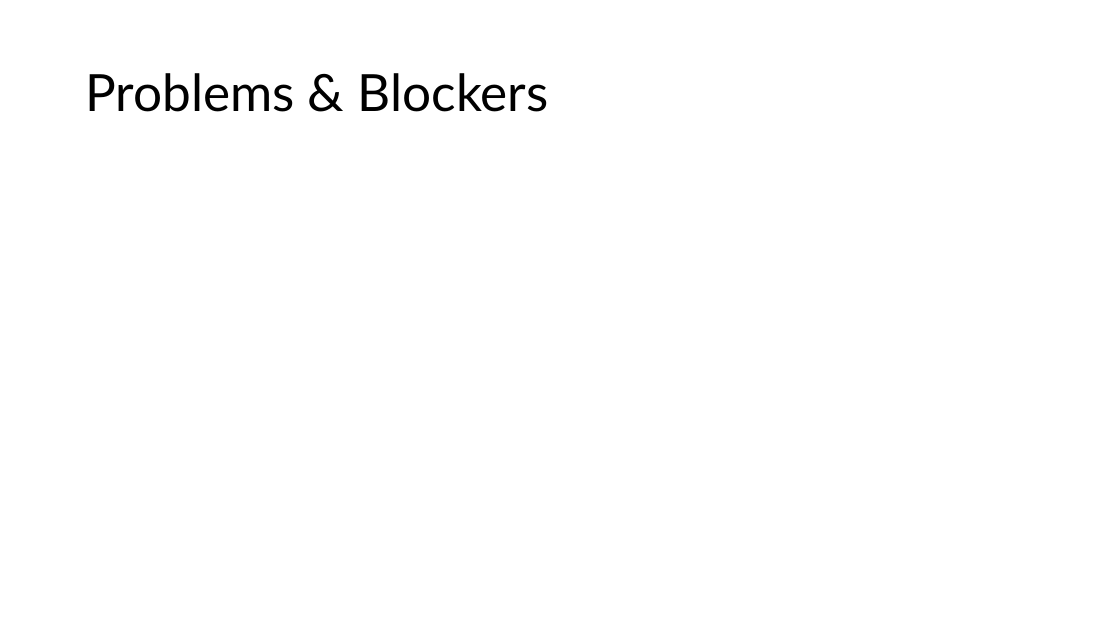
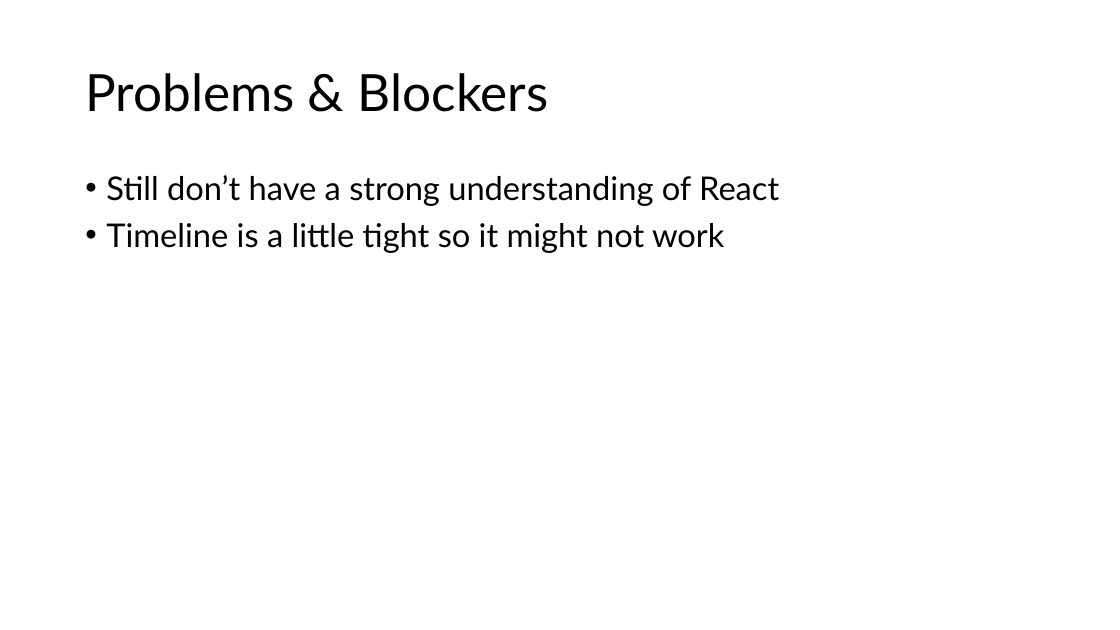
Before and after one commit to GregT7/PlanGauge, a slide deck: slide 18 of project_journal/standup/sprint2_standup.pptx. Drawn at 1120x630 pixels with LibreOffice and Linux fonts; fonts in the diff are those of the drawing. Boxes give left, top, right and bottom in pixels: in the first picture for what was removed or moved away, otherwise in the second. Text is boxed around its words. In the diff, an @@ line names an element or a change of style, - is before the commit and + after.

```diff
--- a/project_journal/standup/sprint2_standup.pptx
+++ b/project_journal/standup/sprint2_standup.pptx
@@ text added at (106, 175, 779, 253), 28 pt, text #000000 @@
+• Still don’t have a strong understanding of React
+• Timeline is a little tight so it might not work
```
Also in this commit, not shown: 2 other slides changed, 5 slides added, 2 other files.
